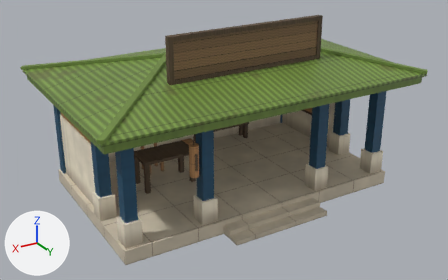
The Blender file assets/pos_ronda/pos_ronda.blend as it was, and as the next commit left it.
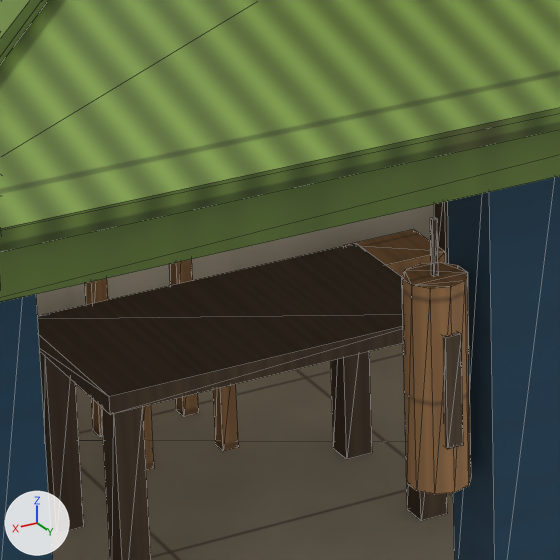
The first picture shows the older version from a 50 mm lens placed at (26.7, 44.7, 26.7), pointed at (0.5, 1.1, 4.9). The close-ups show the older and then the newer version on the part from 29% to 47% of the width and 37% to 67% of the height of that picture. Only the edits that show in the close-ups are written down. The axes (+X, +Y, +Z) are drawn at lower left. The lights are the same throughout. The close-ups show mesh edges as thin lines.

In view in the first close-up: 'PosRonda_Bambu', 'PosRonda_Beton', 'PosRonda_Hijau', 'PosRonda_Kayu', 'PosRonda_Plester', 'PosRonda_Seng', 'PosRonda_Tiang'.
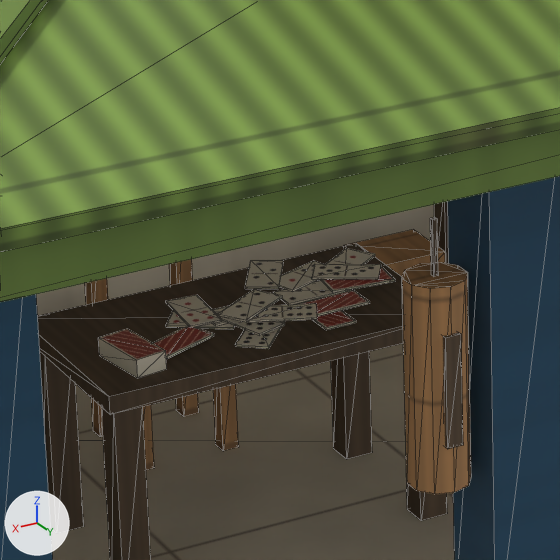
Where the newer file only moved an object's origin or applied its transform, the numbers keep the older frame.

Diff of the bpy script that builds the scene:
```diff
--- a/assets/pos_ronda/pos_ronda.blend.py
+++ b/assets/pos_ronda/pos_ronda.blend.py
@@ img_posronda_cetak @@
+img_posronda_cetak = load_image('PosRonda_Cetak', 'textures/pos_ronda_cetak.png', 1024, 1024, 'sRGB')
@@ mat_posronda_cetak @@
+mat_posronda_cetak = principled_material('PosRonda_Cetak')
+mat_posronda_cetak.texture = img_posronda_cetak
@@ me_posronda_cetak @@
+me_posronda_cetak.from_pydata(...)  # 160 vertices, 240 faces; spans x -3.44..6.36, y -5.73..1.67, z -0.41..2.14
+me_posronda_cetak.materials.append(mat_posronda_cetak)  # picture img_posronda_cetak
@@ ob_posronda_cetak @@
+ob_posronda_cetak = bpy.data.objects.new('PosRonda_Cetak', me_posronda_cetak)
+ob_posronda_cetak.location = (5.64, -1.4, 4.46)
```

Where the change shows, as pixel boxes (x1, y1, x2, y2) in the close-ups (560 x 560 px):
'PosRonda_Cetak', added
    after: (99, 248, 395, 378)
